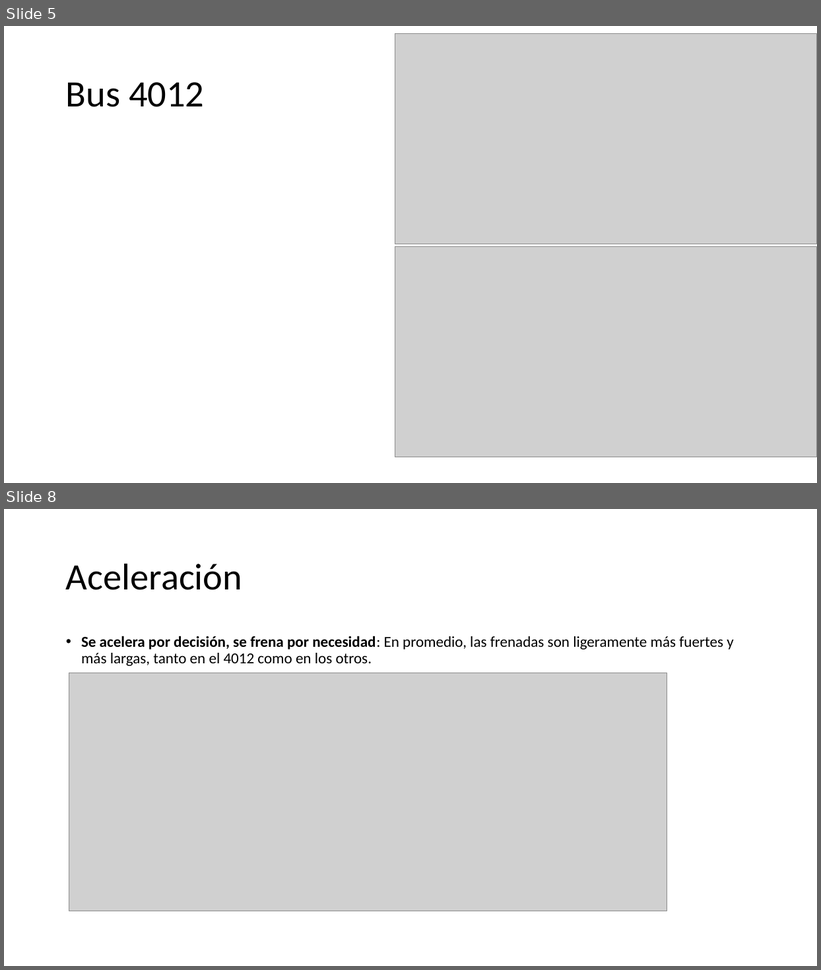
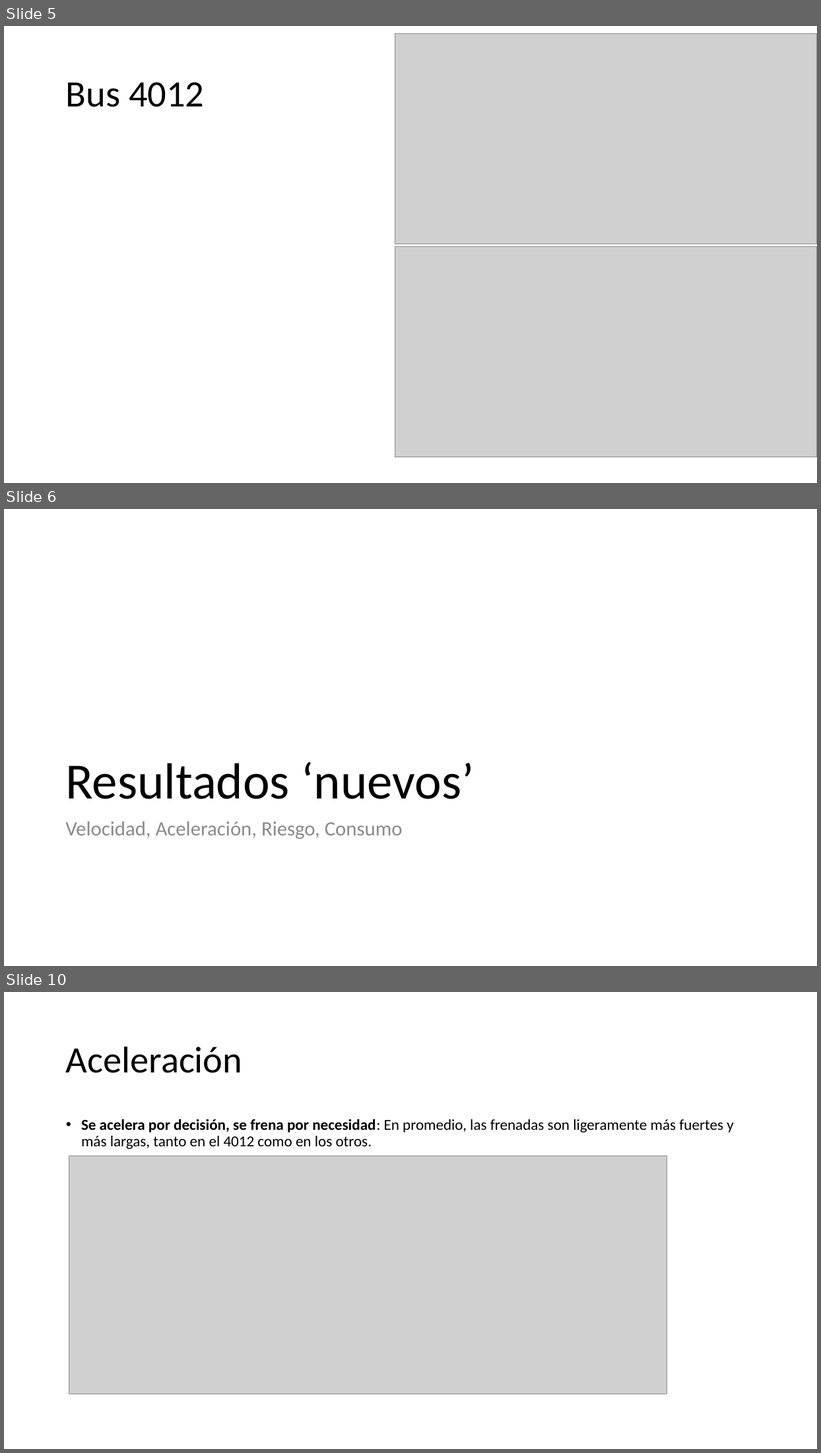
Before and after one commit to Jeisson177/scripts-tesis, a slide deck: Patrones de conducción.pptx. Shown one above the other, each under a label of ours: slides 5 and 8 before the commit, slides 5, 6 and 10 after it; the slides between them are not shown. The pictures are 821x970 and 821x1453 pixels, drawn with LibreOffice and Linux fonts; fonts in the diff are those of the drawing; grey boxes stand for pictures. Boxes give left, top, right and bottom in pixels: in the first picture for what was removed or moved away, otherwise in the second. Text is boxed around its words. In the diff, an @@ line names an element or a change of style, - is before the commit and + after.

```diff
--- a/Patrones de conducción.pptx
+++ b/Patrones de conducción.pptx
@@ slide 6 added at bbox=[4, 509, 817, 966], background #FFFFFF @@
@@ title added at bbox=[65, 762, 474, 799], 60 pt, text #000000 @@
+Resultados ‘nuevos’
@@ text added at bbox=[65, 821, 403, 839], 24 pt, text #8C8C8C @@
+Velocidad, Aceleración, Riesgo, Consumo
@@ what was slide 8 is now slide 10 @@
```
Also in this commit, not shown: 9 slides changed, 10 other slides added, 20 other files.
